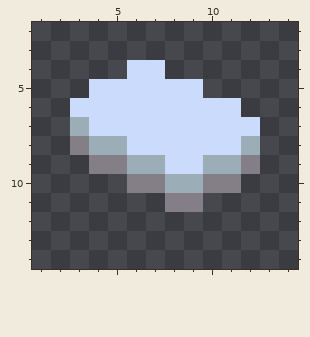
Pixel-art file, stored at assets/.src/iron.aseprite. That is the earlier state.
16x16 pixels, 1 frame. Shown: x 1..14, y 2..14.
The result:
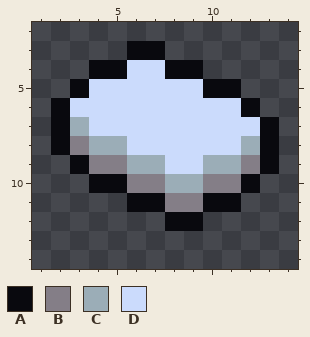
Palette (. is transparent): A #09090e  B #847e87  C #9badb7  D #cbdbfc
The edit:
y 3: x 6..7 .. -> AA
y 4: x 4..5 .. -> AA; x 8..9 .. -> AA
y 5: x 3 . -> A; x 10..11 .. -> AA
y 6: x 2 . -> A; x 12 . -> A
y 7..8: x 2 . -> A; x 13 . -> A
y 9: x 3 . -> A; x 13 . -> A
y 10: x 4..5 .. -> AA; x 12 . -> A
y 11: x 6..7 .. -> AA; x 10..11 .. -> AA
y 12: x 8..9 .. -> AA
